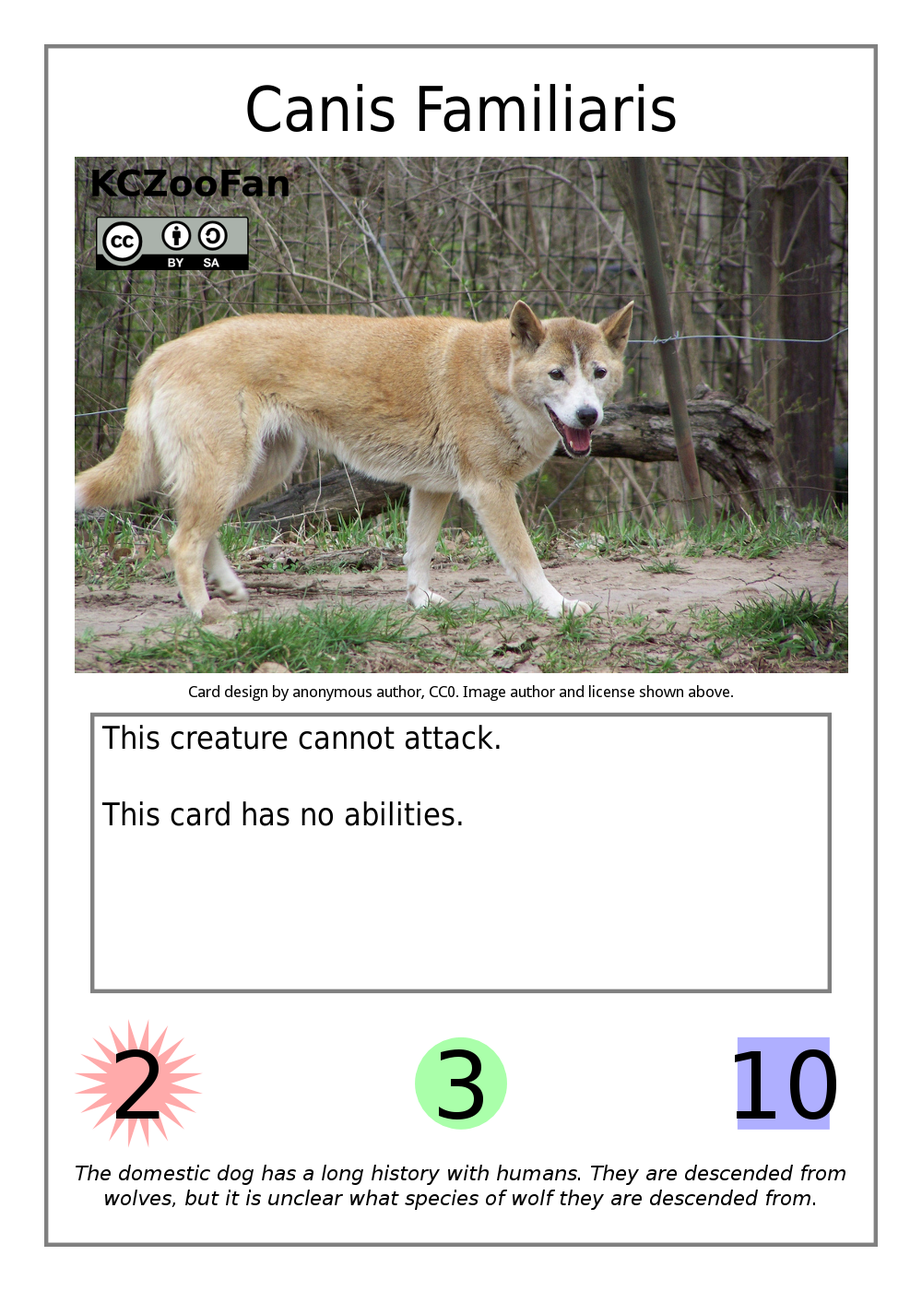
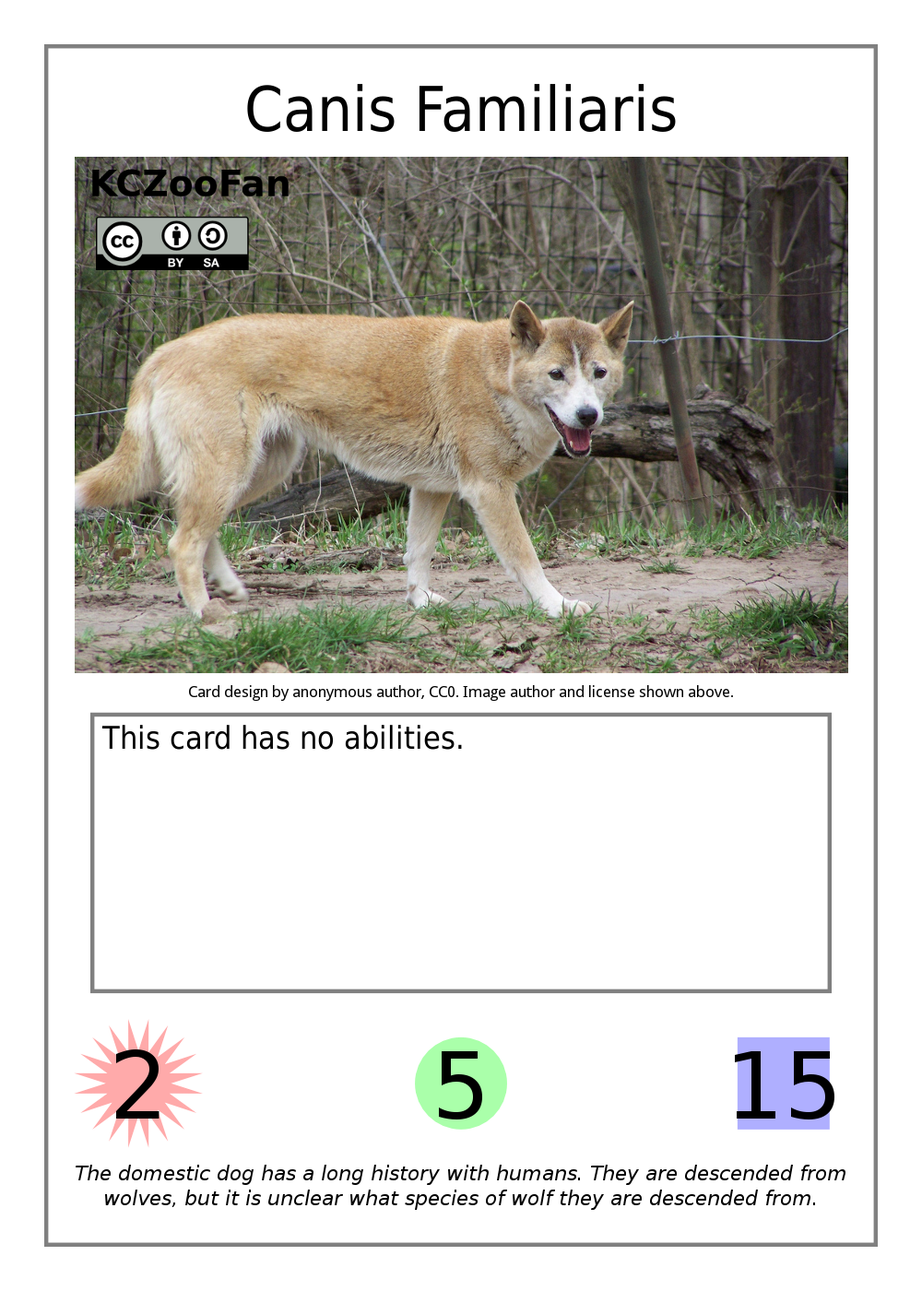
Layer changes from the first w=922, h=1291 image to the second:
painted on "Defense" over left=790, top=1049, right=837, bottom=1120
painted on "Cost" over left=439, top=1049, right=484, bottom=1120
painted on "Effect Text" over left=101, top=725, right=500, bottom=827
